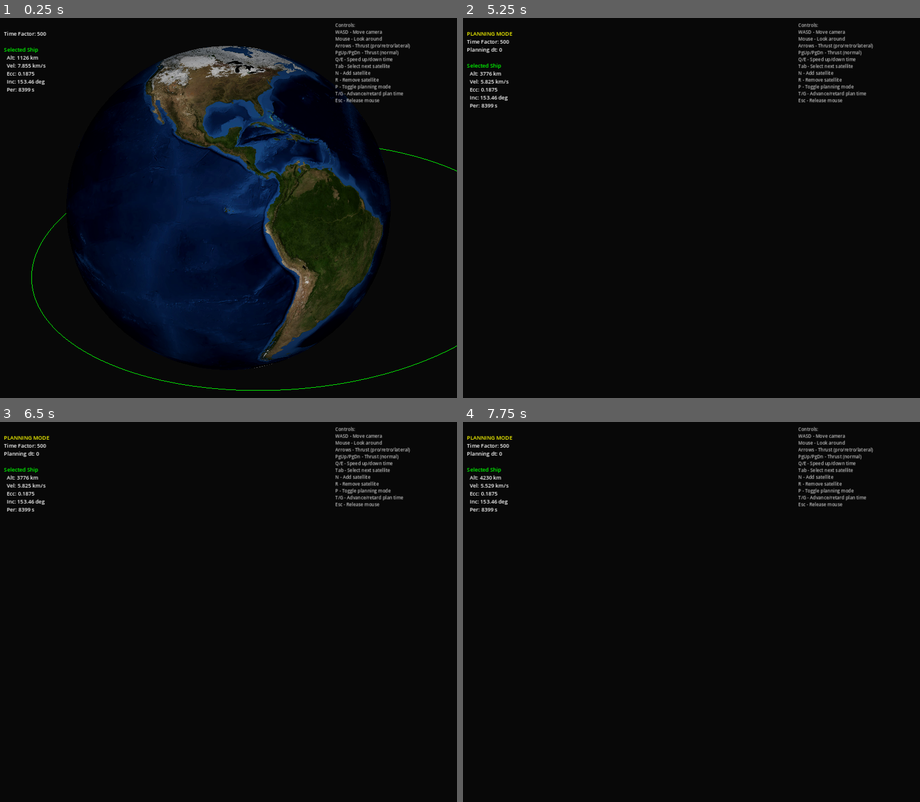
Above: before the commit, frames 1-4 (two rows, left to right).
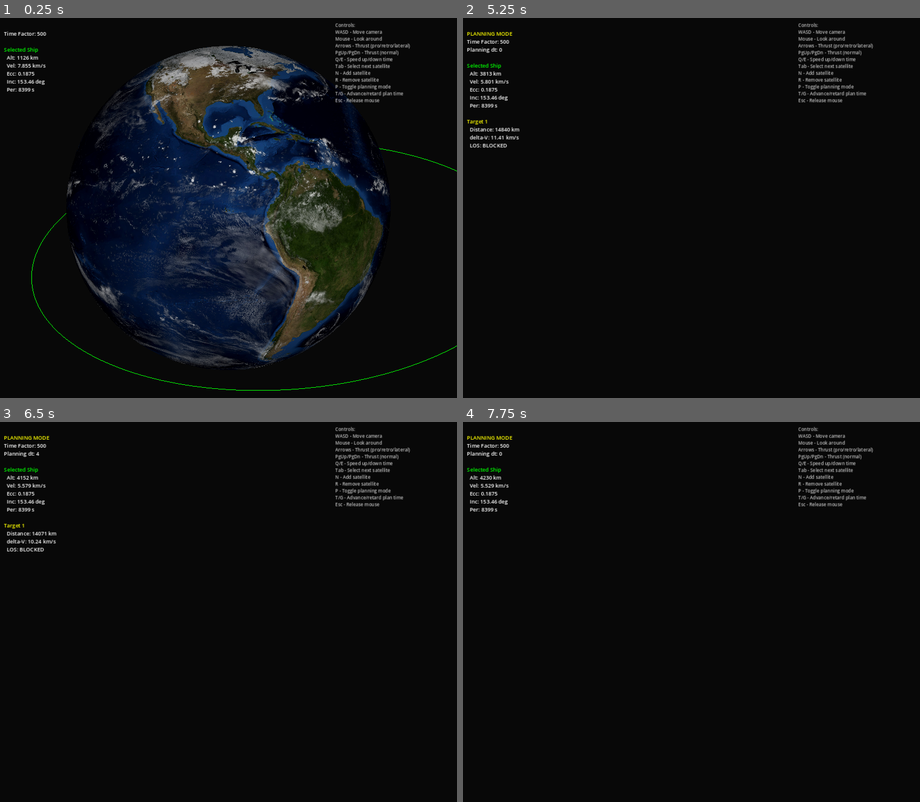
Above: after the commit, the same moments.

Repository: mellenburg/game
Game: Godot game, scene res://scenes/main.tscn
Two runs of this game, one before a commit and one after it. Both use one fixed random seed, a clock stepped at 60 frames per second and the inputs below.
Inputs (mouse positions are in pixels of both pictures, inside the frame that each line leads up to):
- Up to frame 1 (0.25 s): no input
- Up to frame 2 (5.25 s): tap Enter at 0.5 s; move the mouse to (714, 208) at 0.52 s; hold W (move_forward) from 0.53 s (still down); tap N (add_satellite) at 0.6, 5.1 s; move the mouse to (668, 208) at 1.27 s; tap T (planning_advance) at 1.35 s; move the mouse to (700, 200) at 2.02 s; hold G (planning_retard) 2.03-2.78 s; move the mouse to (686, 215) at 2.77 s; tap R (remove_satellite) at 2.85 s; move the mouse to (723, 211) at 3.52 s; tap Tab (select_next) at 3.6 s; move the mouse to (654, 204) at 4.27 s; tap P (toggle_planning) at 4.35 s; move the mouse to (696, 208) at 5.02 s
- Up to frame 3 (6.5 s): move the mouse to (210, 604) at 5.77 s; release W (move_forward) at 5.78 s; hold D (move_right) from 5.78 s (still down); tap T (planning_advance) at 5.85 s
- Up to frame 4 (7.75 s): tap Space at 6.5 s; move the mouse to (714, 612) at 6.52 s; release D (move_right) at 6.53 s; hold G (planning_retard) 6.53-7.28 s; hold W (move_forward) from 6.53 s (still down); tap Enter at 7.25 s; move the mouse to (668, 612) at 7.27 s; tap R (remove_satellite) at 7.35 s

The runs differ from the first frame. In frame 1, 9.0% of the frame differs, in the area x 14-86%, y 7-93%; in frame 2, 0.3%; in frame 3, 0.3%; in frame 4, nothing differs.
Error before the commit: Out of bounds get index '1' (on base: 'Array[Satellite]') (res://scripts/hud.gd:97)

Commit message:
Wire cloud texture; fix HUD out-of-bounds when adding sats in planning mode
Cloud texture: planet.gdshader now has a clouds_texture sampler and
earth.gd loads 4096_clouds.jpg. The grayscale cloud value is treated as
coverage and lit by the same lambert as the surface so clouds fade out
at the terminator and disappear on the night side.

HUD out-of-bounds: when in planning mode, EarthSystem.satellites returns
planning_satellites but the HUD was indexing it with selected_ship,
which indexes real_satellites. After add_satellite() during planning
mode, real_satellites grew but planning_satellites didn't, leaving the
HUD reading past the planning array end.

Two-part fix:
1. EarthSystem._sync_planning_to_reality() runs at the top of every
   planning-mode physics tick: creates planning clones for newly-added
   reals, frees stale clones for removed reals, and clamps
   planning_selected to bounds. Now add/remove of real ships during
   planning mode is supported naturally.
2. HUD.update_hud() and HUD._draw() use planning_selected when in
   planning mode and selected_ship otherwise. Defensive bounds checks
   skip the draw if the index is somehow still out of range.

Diff:
--- a/godot/scripts/earth.gd
+++ b/godot/scripts/earth.gd
@@ -14,6 +14,7 @@
 @export var albedo_path: String = "res://resources/3D/earth/4096_earth.jpg"
 @export var night_path: String = "res://resources/3D/earth/4096_night_lights.jpg"
 @export var normal_path: String = "res://resources/3D/earth/4096_normal.jpg"
+@export var clouds_path: String = "res://resources/3D/earth/4096_clouds.jpg"
 
 var earth_phase: float = 0.0
 var rotation_rate: float
@@ -55,6 +56,7 @@
 	var albedo := _load_texture(albedo_path)
 	var night := _load_texture(night_path)
 	var normal_map := _load_texture(normal_path)
+	var clouds := _load_texture(clouds_path)
 
 	if albedo:
 		mat.set_shader_parameter("albedo_texture", albedo)
@@ -62,6 +64,8 @@
 		mat.set_shader_parameter("night_texture", night)
 	if normal_map:
 		mat.set_shader_parameter("normal_texture", normal_map)
+	if clouds:
+		mat.set_shader_parameter("clouds_texture", clouds)
 	mat.set_shader_parameter("sun_direction", Vector3(1.0, 0.0, 0.0))
 
 	material_override = mat
--- a/godot/scripts/earth_system.gd
+++ b/godot/scripts/earth_system.gd
@@ -59,6 +59,7 @@
 		sat.render_orbit(true)
 
 	if planning_mode:
+		_sync_planning_to_reality()
 		var window := float(planning_dt)
 		for i in range(planning_satellites.size()):
 			# Snap orbit-state from reality but keep the operator's queued
@@ -183,3 +184,21 @@
 		sat.queue_free()
 	planning_satellites.clear()
 	planning_dt = 0
+
+
+# Keep planning_satellites length matched to real_satellites. add/remove
+# of real ships during planning would otherwise leave the arrays
+# misaligned and the HUD/selection logic indexing past the planning end.
+func _sync_planning_to_reality() -> void:
+	while planning_satellites.size() < real_satellites.size():
+		var clone := Satellite.new()
+		planning_container.add_child(clone)
+		clone.clone_from(real_satellites[planning_satellites.size()])
+		planning_satellites.append(clone)
+	while planning_satellites.size() > real_satellites.size():
+		var sat := planning_satellites.pop_back()
+		sat.queue_free()
+	if planning_satellites.is_empty():
+		planning_selected = 0
+	else:
+		planning_selected = clampi(planning_selected, 0, planning_satellites.size() - 1)
--- a/godot/scripts/hud.gd
+++ b/godot/scripts/hud.gd
@@ -30,8 +30,14 @@
 	_last_text_update = now
 
 	var satellites: Array = orbital_set.satellites
-	var selected_idx: int = orbital_set.selected_ship
-	if satellites.is_empty():
+	# In planning mode, satellites is planning_satellites and the active
+	# index is planning_selected — selected_ship indexes real_satellites
+	# and can disagree if the user has added/removed ships mid-plan.
+	var selected_idx: int = (
+		orbital_set.planning_selected if planning_mode
+		else orbital_set.selected_ship
+	)
+	if satellites.is_empty() or selected_idx < 0 or selected_idx >= satellites.size():
 		info_label.text = ""
 		return
 
@@ -91,8 +97,11 @@
 	if _system == null or _camera == null:
 		return
 	var satellites: Array = _system.satellites
-	var selected_idx: int = _system.selected_ship
-	if satellites.is_empty():
+	var selected_idx: int = (
+		_system.planning_selected if _system.planning_mode
+		else _system.selected_ship
+	)
+	if satellites.is_empty() or selected_idx < 0 or selected_idx >= satellites.size():
 		return
 	var selected: Satellite = satellites[selected_idx]
 	if not selected.orbit_alive:
--- a/godot/shaders/planet.gdshader
+++ b/godot/shaders/planet.gdshader
@@ -4,11 +4,14 @@
 uniform sampler2D albedo_texture : source_color;
 uniform sampler2D night_texture : source_color;
 uniform sampler2D normal_texture : hint_normal;
+uniform sampler2D clouds_texture : source_color;
 uniform vec3 sun_direction = vec3(1.0, 0.0, 0.0);
+uniform float cloud_opacity : hint_range(0.0, 1.0) = 0.85;
 
 void fragment() {
 	vec4 day = texture(albedo_texture, UV);
 	vec4 night = texture(night_texture, UV);
+	vec4 clouds = texture(clouds_texture, UV);
 
 	// NORMAL is in view space. Transform the world-space sun direction
 	// into view space and dot — keeps everything in one frame.
@@ -18,6 +21,13 @@
 	float day_mix = smoothstep(-0.1, 0.1, lambert);
 	vec3 lit_day = day.rgb * max(lambert, 0.05);
 	vec3 lit_night = night.rgb * 0.9;
+	vec3 surface = mix(lit_night, lit_day, day_mix);
 
-	ALBEDO = mix(lit_night, lit_day, day_mix);
+	// Cloud texture is grayscale; brightness == coverage. Lit by the
+	// same lambert as the surface so they fade out at the terminator
+	// and disappear on the night side.
+	float cloud_alpha = clouds.r * cloud_opacity * day_mix;
+	vec3 lit_clouds = clouds.rgb * max(lambert, 0.05);
+
+	ALBEDO = mix(surface, lit_clouds, cloud_alpha);
 }
